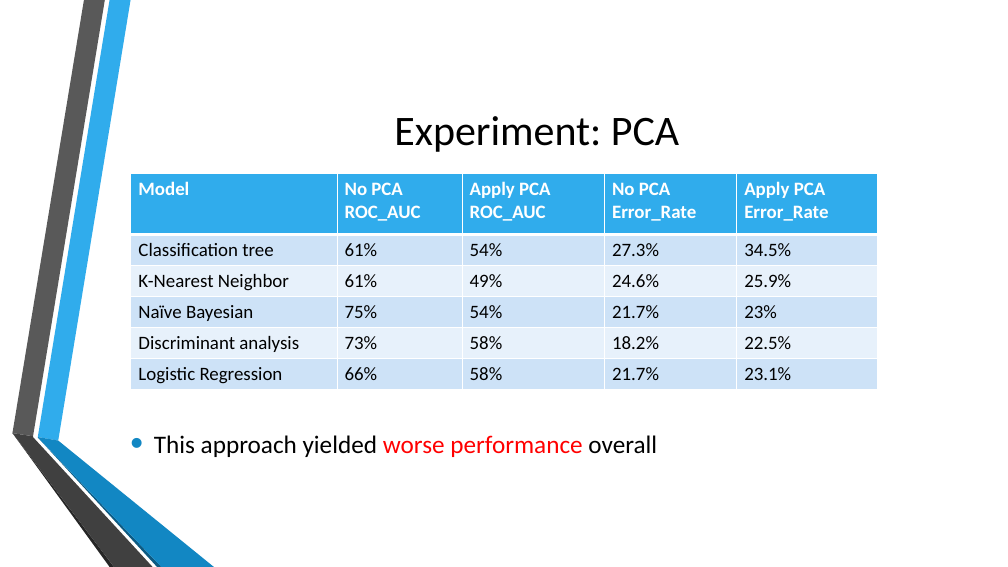
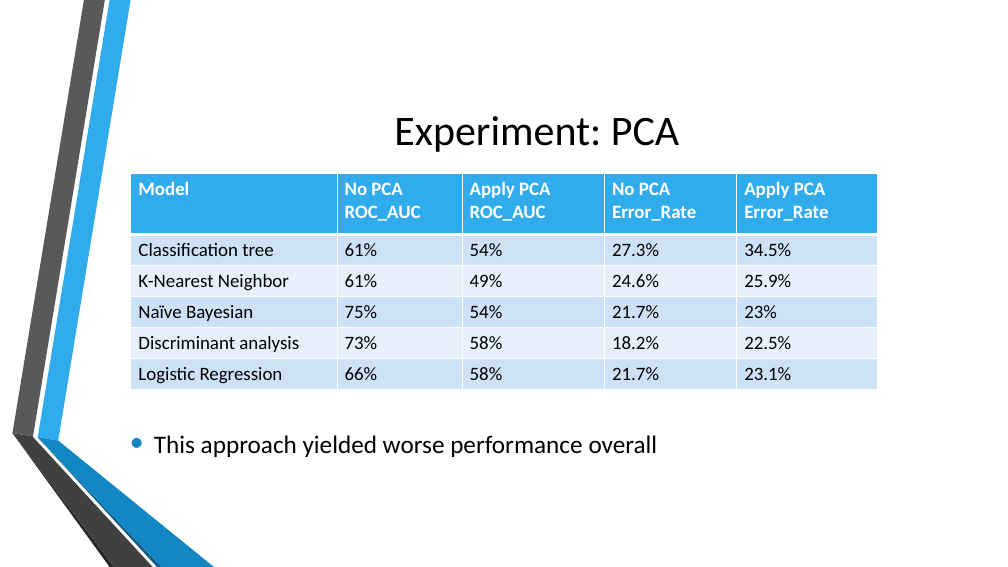
Before and after one commit to jb08/credit_card_default_ML, a slide deck: slide 11 of Predicting_Credit_Card_defaults.pptx. Drawn at 1008x567 pixels with LibreOffice and Linux fonts; fonts in the diff are those of the drawing; background and template pictures are left out. Boxes give left, top, right and bottom in pixels: in the first picture for what was removed or moved away, otherwise in the second. Text is boxed around its words. In the diff, an @@ line names an element or a change of style, - is before the commit and + after.

```diff
--- a/Predicting_Credit_Card_defaults.pptx
+++ b/Predicting_Credit_Card_defaults.pptx
@@ text "This approach yielded worse performance ..." at box(154, 435, 658, 457): text colour #FF0000 to #000000 in "worse performance" @@
```
Also in this commit, not shown: 3 other slides changed, 6 other files.
